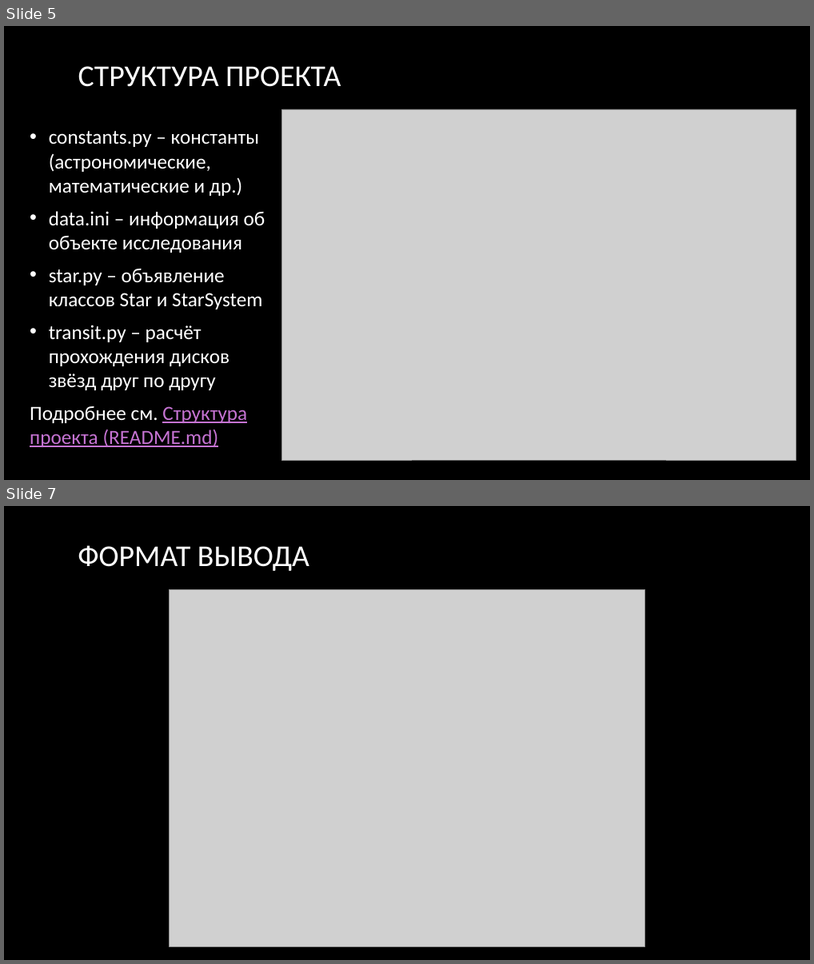
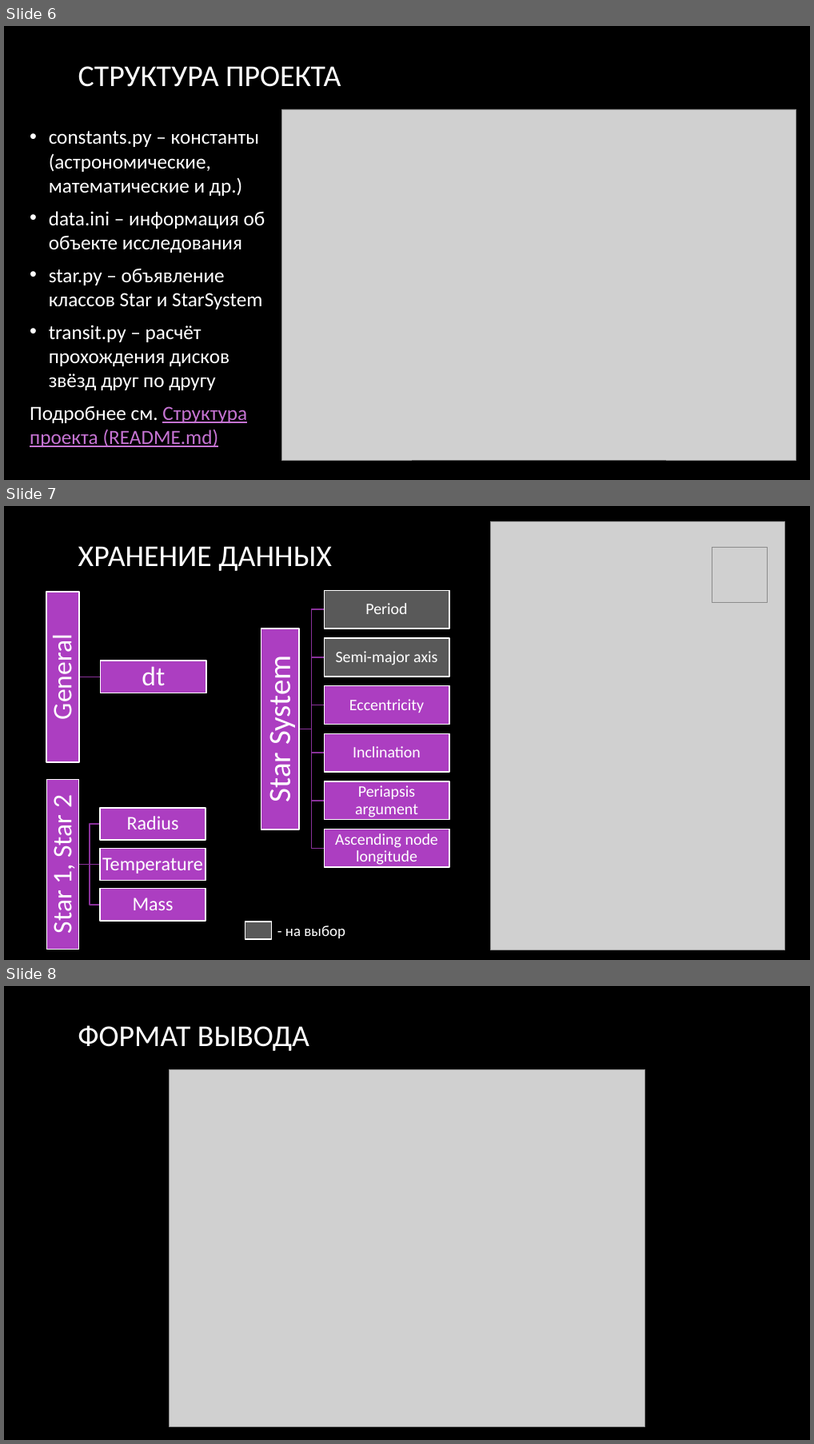
Before and after one commit to wsadqert/scientificProject, a slide deck: src/Компьютерное моделирование кривой блеска затменной звёздной системы.pptx. Shown one above the other, each under a label of ours: slides 5 and 7 before the commit, slides 6, 7 and 8 after it; the slides between them are not shown. The pictures are 814x964 and 814x1444 pixels, drawn with LibreOffice and Linux fonts; fonts in the diff are those of the drawing; grey boxes stand for pictures; background and template pictures are left out. Boxes give left, top, right and bottom in pixels: in the first picture for what was removed or moved away, otherwise in the second. Text is boxed around its words. In the diff, an @@ line names an element or a change of style, - is before the commit and + after.

```diff
--- a/src/Компьютерное моделирование кривой блеска затменной звёздной системы.pptx
+++ b/src/Компьютерное моделирование кривой блеска затменной звёздной системы.pptx
@@ slide 7 added at <box>4,506,810,960</box>, background picture (left out) @@
@@ picture added at <box>491,522,785,949</box> @@
@@ title added at <box>78,546,332,571</box>, 36 pt, text #FFFFFF @@
+ХРАНЕНИЕ ДАННЫХ
@@ picture added at <box>712,547,768,603</box> @@
@@ group added at <box>46,592,206,763</box>: 2 rectangles, 2 texts, 1 freeform shape @@
+General
+dt
@@ group added at <box>261,590,450,867</box>: 7 rectangles, 7 texts, 6 freeform shapes @@
+Star System
+Period
+Semi-major axis
+Eccentricity
+Inclination
+Periapsis argument
+Ascending node longitude
@@ group added at <box>46,779,206,948</box>: 4 rectangles, 4 texts, 3 freeform shapes @@
+Star 1, Star 2
+Radius
+Temperature
+Mass
@@ rectangle added at <box>246,922,271,939</box>, fill #595959, outline #FFFFFF 1.5 pt @@
@@ text added at <box>286,925,346,938</box>, 18 pt, text #FFFFFF @@
+- на выбор
@@ what was slide 5 is now slide 6 @@
@@ what was slide 7 is now slide 8 @@
```
Also in this commit, not shown: 3 slides changed, 4 other slides added, 1 slide removed.
